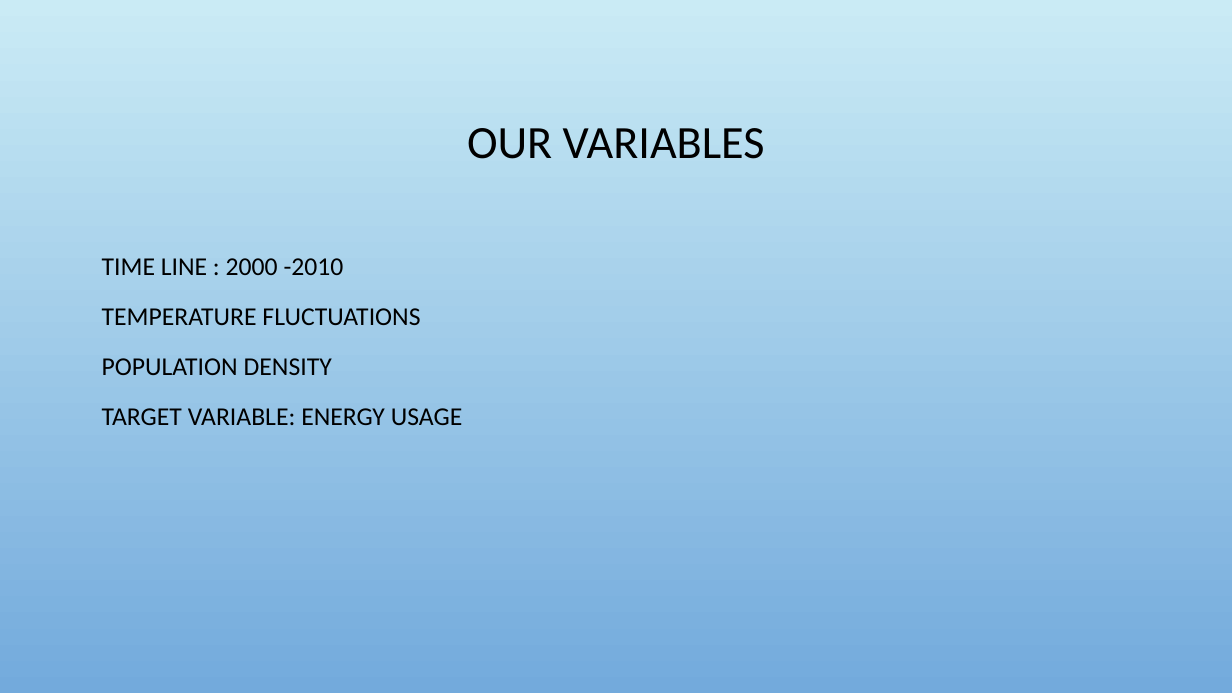
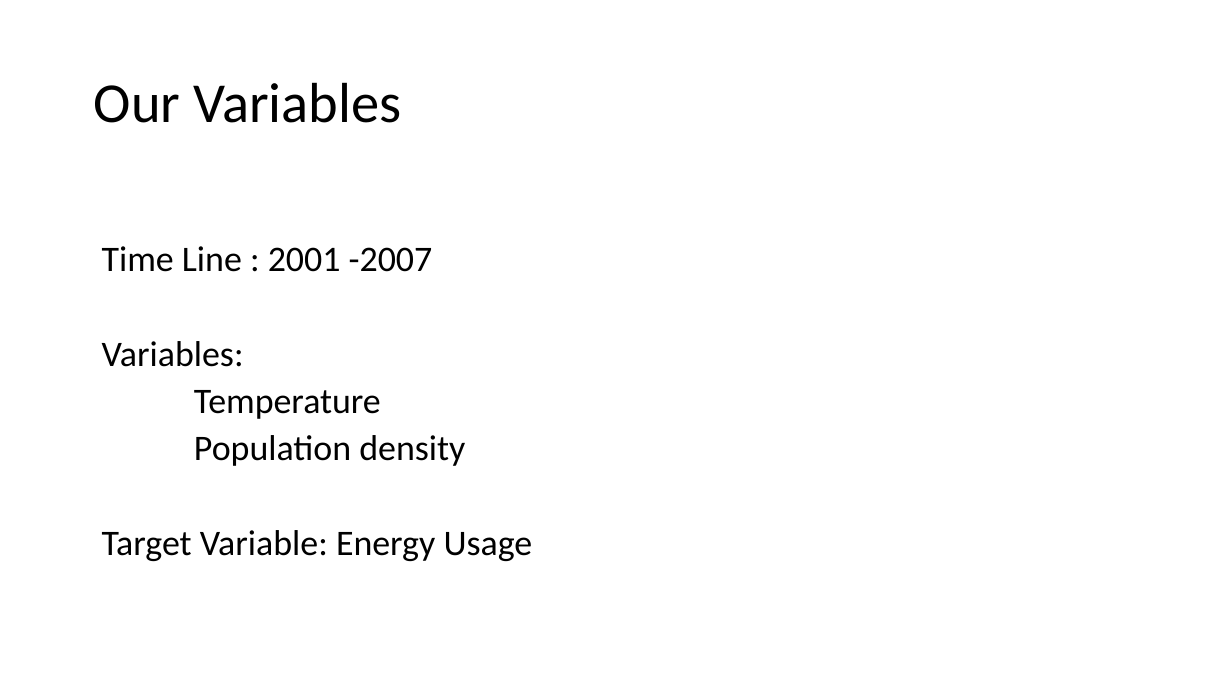
Before and after one commit to Siraj2493/Project-1, a slide deck: slide 2 of A-TEAM Presentation.pptx. Drawn at 1232x693 pixels with LibreOffice and Linux fonts; fonts in the diff are those of the drawing; background and template pictures are left out. Boxes give left, top, right and bottom in pixels: in the first picture for what was removed or moved away, otherwise in the second. Text is boxed around its words. In the diff, an @@ line names an element or a change of style, - is before the commit and + after.

```diff
--- a/A-TEAM Presentation.pptx
+++ b/A-TEAM Presentation.pptx
@@ background picture (left out) to #FFFFFF @@
@@ title at (94, 82, 401, 123): text changed; size 36 to 44 pt @@
-OUR VARIABLES
+Our Variables
@@ text at (102, 246, 533, 561): text changed; size 20 to 28 pt @@
-TIME LINE : 2000 -2010
-TEMPERATURE FLUCTUATIONS
-POPULATION DENSITY
-TARGET VARIABLE: ENERGY USAGE
+Time Line : 2001 -2007
+Variables:
+Temperature
+Population density
+Target Variable: Energy Usage
```
Also in this commit, not shown: 7 other slides changed, 5 slides added, 1 slide removed, 1 other file.
